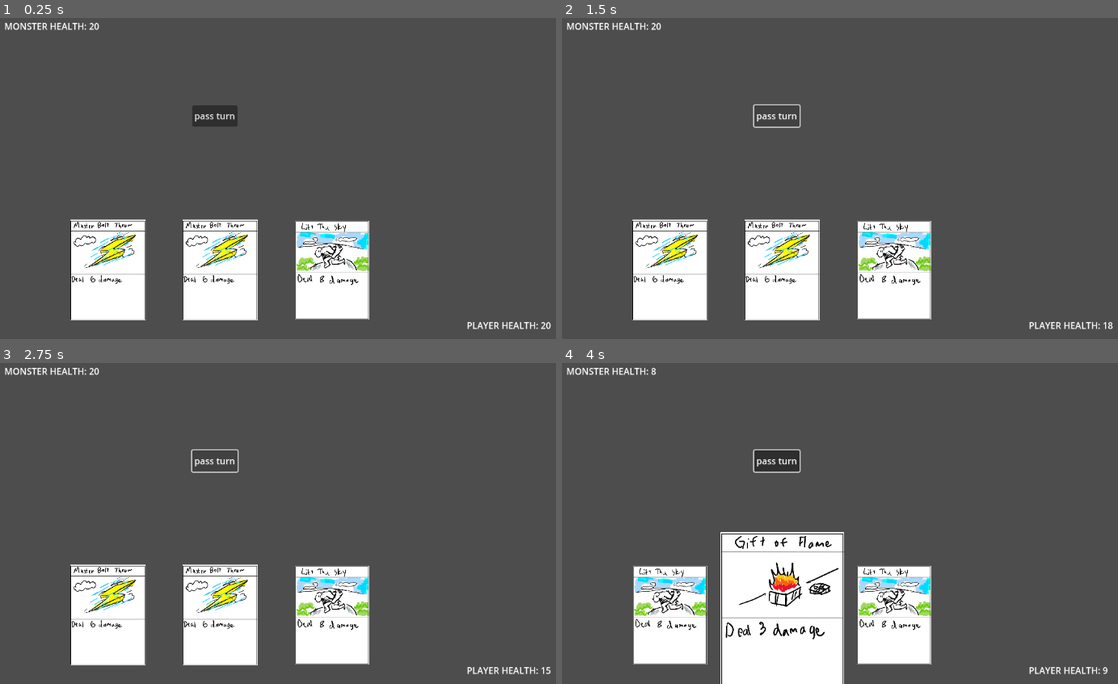
Above: before the commit, frames 1-4 (two rows, left to right).
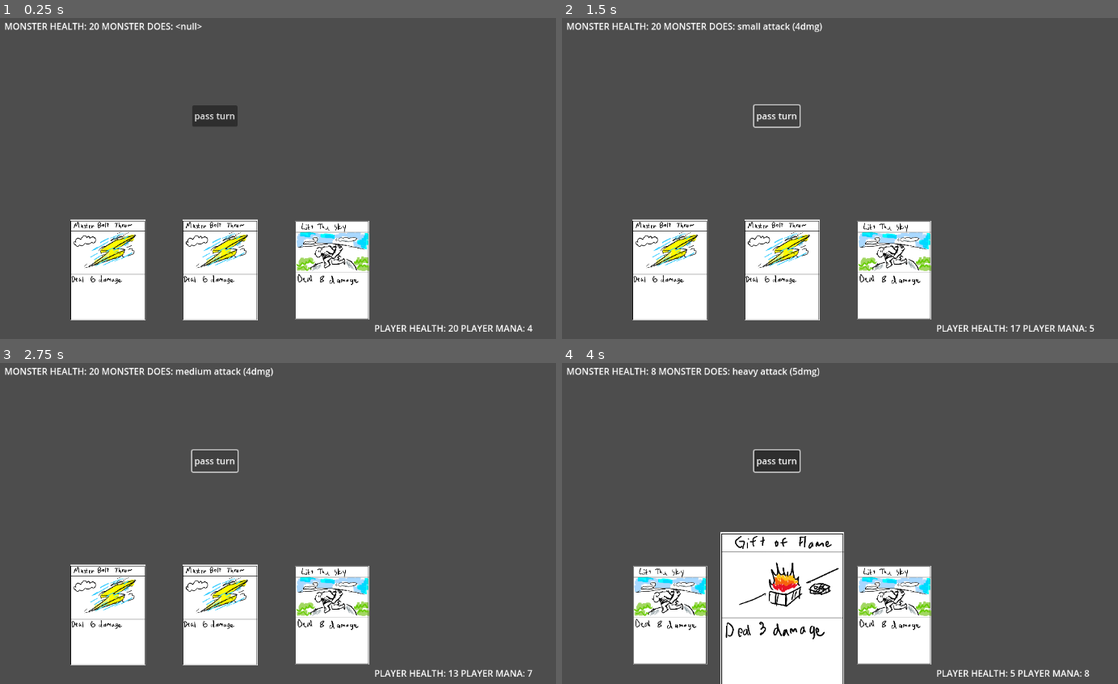
Above: after the commit, the same moments.

Repository: Ducko132/Chariot
Game: Godot game, scene res://game_board.tscn
The game is run twice, just before and just after one commit, with the same random seed, the same clock (stepped at 60 frames per second) and the same inputs.
Inputs (mouse positions are in pixels of both pictures, inside the frame that each line leads up to):
- Up to frame 1 (0.25 s): no input
- Up to frame 2 (1.5 s): click "pass turn" at 0.5 s; click "pass turn" at 1.25 s
- Up to frame 3 (2.75 s): click "pass turn" at 2 s
- Up to frame 4 (4 s): tap Enter at 2.75 s; move the mouse to (678, 626) at 2.77 s; click (678, 626) at 2.92 s; tap Space at 3.5 s; move the mouse to (795, 626) at 3.52 s; click (795, 626) at 3.67 s

The runs differ from the first frame. In frame 1, 0.7% of the frame differs, in the area x 18-100%, y 1-98%; in frame 2, 0.8%; in frame 3, 0.8%; in frame 4, 0.8%.

Commit message:
the game is a game!
added health system, cost system, better move displaying, etc! BETA is complete (very early beta, of course)

Diff:
--- a/UI.gd
+++ b/UI.gd
@@ -5,5 +5,5 @@
 	pass # Replace with function body.
 
 func _process(delta):
-	$CanvasLayer/MonsterHealth.text = "MONSTER HEALTH: " + str(StateMachine.monsterhp)
-	$CanvasLayer/PlayerHealth.text = "PLAYER HEALTH: " + str(StateMachine.playerhp)
+	$CanvasLayer/MonsterHealth.text = "MONSTER HEALTH: " + str(StateMachine.monsterhp) + " MONSTER DOES: " + str(StateMachine.curmonstermove)
+	$CanvasLayer/PlayerHealth.text = "PLAYER HEALTH: " + str(StateMachine.playerhp) + " PLAYER MANA: " + str(StateMachine.playermana)
--- a/UI.tscn
+++ b/UI.tscn
@@ -14,10 +14,10 @@
 [node name="CanvasLayer" type="CanvasLayer" parent="."]
 
 [node name="PlayerHealth" type="Label" parent="CanvasLayer"]
-offset_left = 990.0
-offset_top = 612.0
-offset_right = 1063.0
-offset_bottom = 635.0
+offset_left = 825.0
+offset_top = 617.0
+offset_right = 898.0
+offset_bottom = 640.0
 
 [node name="MonsterHealth" type="Label" parent="CanvasLayer"]
 offset_left = 165.0
--- a/card.gd
+++ b/card.gd
@@ -14,6 +14,14 @@
 	"LiftTheSky": Resources.Money,
 	"TridentThrow": Resources.Money,
 	"UndeadMarch": Resources.Money,
+}
+
+const Cost = {
+	"Bolt": 3,
+	"GiftofFlame": 1,
+	"LiftTheSky": 4,
+	"TridentThrow": 2,
+	"UndeadMarch": 1,
 }
 
 const Power = {
@@ -65,12 +73,16 @@
 
 func _input_event(viewport, event, shape_idx):
 	if StateMachine.curstate == StateMachine.State.PLAYER1_PLAY:
-		if event is InputEventMouseButton and event.pressed:
-			print("click")
-			print("monster loses", Power[self.card_type], "health")
-
-			cardplayed.emit(self)
-			self.queue_free()
+			if event is InputEventMouseButton and event.pressed:
+				if StateMachine.playermana >= Cost[self.card_type]:
+					StateMachine.playermana -= Cost[self.card_type]
+					print(Cost[self.card_type])
+					print("click")
+					print("monster loses", Power[self.card_type], "health")
+					cardplayed.emit(self)
+					self.queue_free()
+				else:
+					print("you don't got enough to play this bro")
 
 func _ready():
 	area = $Sprite2D/Area2D
--- a/state_machine.gd
+++ b/state_machine.gd
@@ -3,6 +3,7 @@
 var Cards = preload("res://card.gd")
 var UI = preload("res://UI.tscn")
 var CardsEnum = Cards.Cards
+var Cost = Cards.Cost
 var Power = Cards.Power
 var Art = Cards.Art
 
@@ -18,8 +19,12 @@
 var rng = RandomNumberGenerator.new()
 
 var playerhp = 20
+var playermana = 4
+var manaperturn = 1
+
 var monsterhp = 20
-var monster2ndchance =true
+var monster2ndchance = true
+var curmonstermove
 
 # node to represent card (make copies manually)
 
@@ -134,6 +139,8 @@
 		print("player 1 drawing")
 		#spawn_card()
 		switch_states(State.PLAYER1_PLAY)
+		playermana += manaperturn
+		manaperturn += 1
 	elif new_state == State.PLAYER1_PLAY:
 		print("player 1 playing cards now")
 	elif new_state == State.MONSTERTURN:
@@ -143,47 +150,49 @@
 			var rand = rng.randi_range(1,3)
 			print("rand",rand)
 			if rand == 1:
-				playerhp -= 1
-				print("small attack")
+				playerhp -= 3
+				curmonstermove = "small attack (3dmg)"
 			elif rand == 2:
-				playerhp -= 2
-				print("small attack")
+				playerhp -= 3
+				curmonstermove = "small attack (4dmg)"
 			elif rand == 3:
-				playerhp -= 3
-				print("med attack")
+				playerhp -= 4
+				curmonstermove = "medium attack (4dmg)"
 		elif monsterhp >= 10:
 			var rand = rng.randi_range(1,3)
 			print("rand",rand)
 			if rand == 1:
 				monsterhp += 5
-				print("heal")
+				curmonstermove = "heal (+5hp)"
 			elif rand == 2:
 				playerhp -= 5
-				print("heavy attack")
+				curmonstermove = "heavy attack (5dmg)"
 			elif rand == 3:
 				playerhp -= 3
 				monsterhp += 3
-				print("life drain")
+				curmonstermove = "monster uses life drain (3dmg, +3hp)"
 		elif monsterhp >= 5:
 			var rand = rng.randi_range(1,3)
 			print("rand",rand)
 			if rand == 1:
 				monsterhp += 7
 				playerhp -= 2
-				print("giga heal drain")
+				curmonstermove = "monster uses heal-drain (2dmg, +7hp)"
 			elif rand == 2:
 				monsterhp += 5
 				playerhp -= 4
-				print("vampiric fang")
+				curmonstermove = "monster uses it's vampiric fang (5dmg, +4hp)"
 			elif rand == 3:
 				playerhp -= 10
-				print("final gambit")
+				curmonstermove = "it's final gambit. (10dmg)"
 		elif monsterhp >= 1 and monster2ndchance:
 			monster2ndchance = false
 			monsterhp += 40
-			print("REBIRTH")
+			curmonstermove = "MONSTER USES IT'S 2ND CHANCE (+40hp)"
 		else:
-			print("monster out of energy")
+			monsterhp += 5
+			playermana -= 5
+			curmonstermove = "monster tries to recover (+5hp, -5mana)"
 		#print("playerhealth: ", playerhp)
 		switch_states(State.PLAYER1_DRAW)
 		print("MONSTER TURN")
